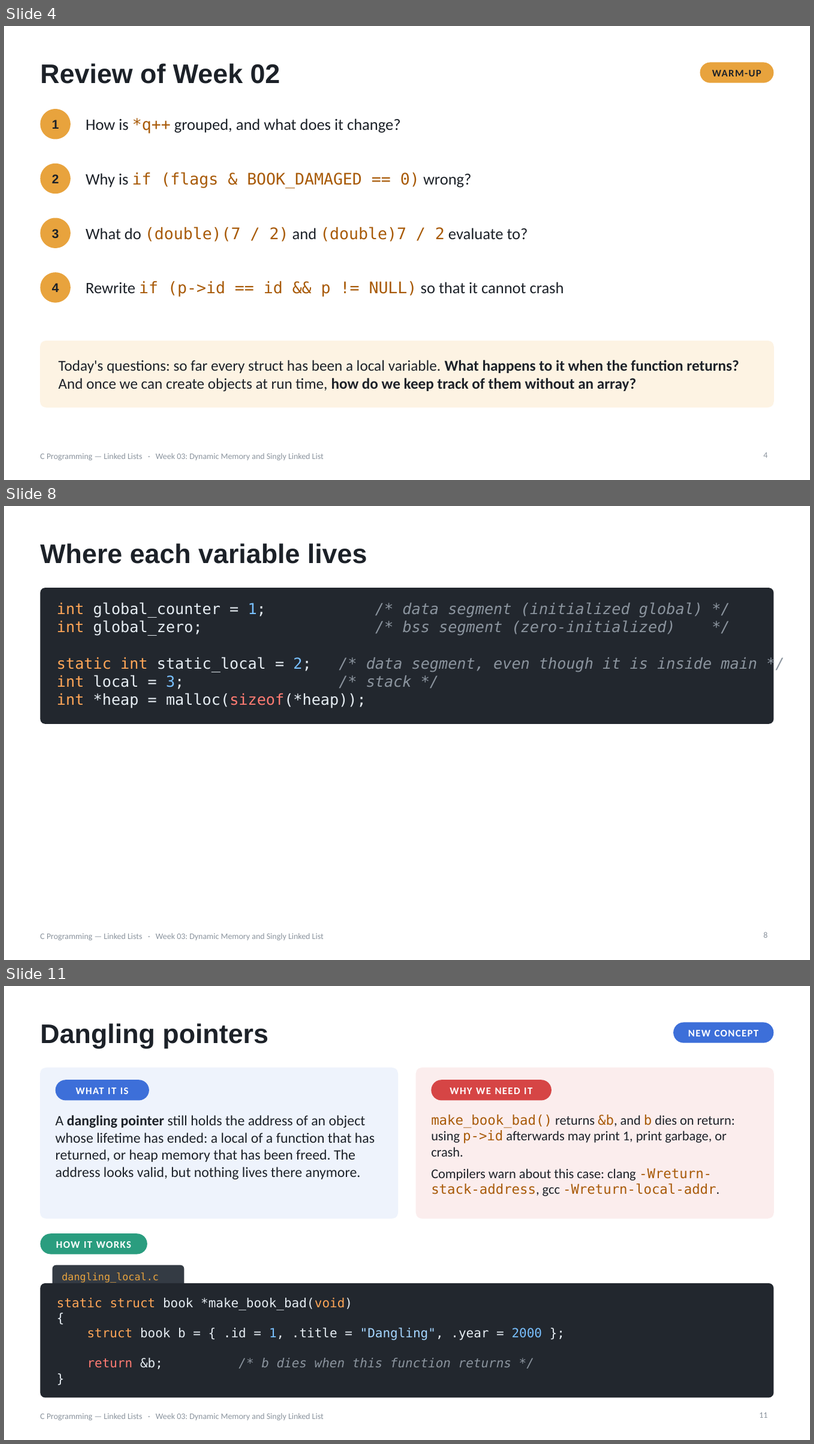
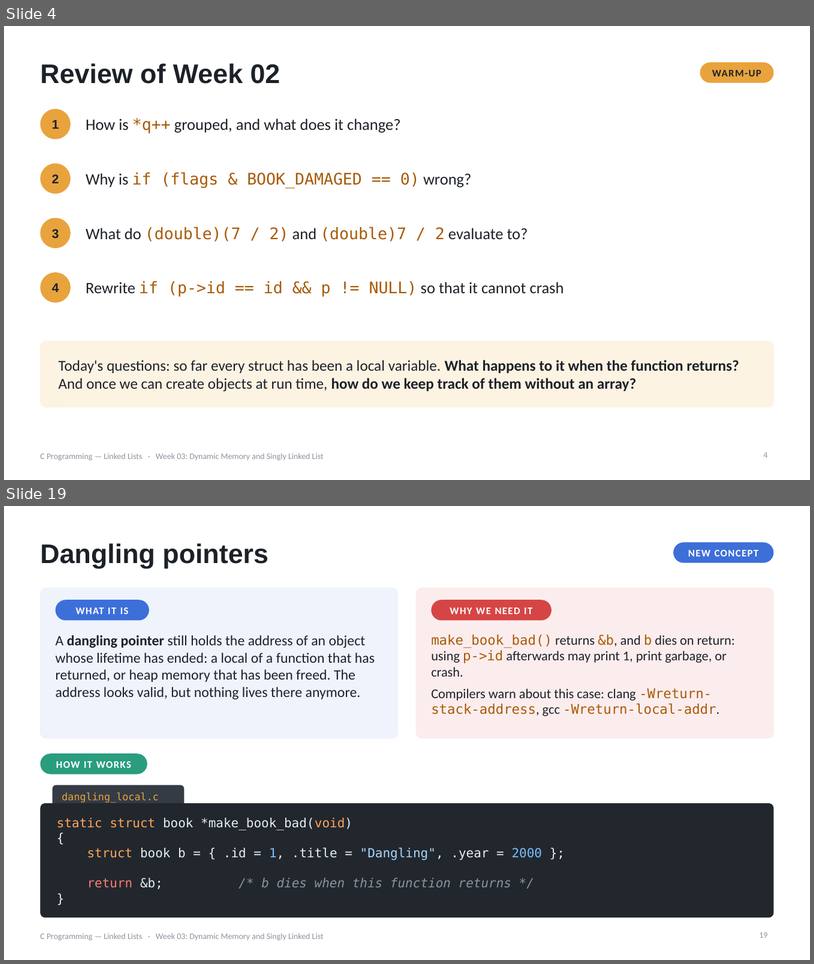
Before and after one commit to seehwan/2026-swcoding, a slide deck: lectures/week03-linked-list/week03-part1-slides.pptx. Shown one above the other, each under a label of ours: slides 4, 8 and 11 before the commit, slides 4 and 19 after it; the slides between them are not shown. The pictures are 814x1444 and 814x964 pixels, drawn with LibreOffice and Linux fonts; fonts in the diff are those of the drawing. Boxes give left, top, right and bottom in pixels: in the first picture for what was removed or moved away, otherwise in the second. Text is boxed around its words. In the diff, an @@ line names an element or a change of style, - is before the commit and + after.

```diff
--- a/lectures/week03-linked-list/week03-part1-slides.pptx
+++ b/lectures/week03-linked-list/week03-part1-slides.pptx
@@ slide 8 removed at (4,506,810,960), background #FFFFFF; not listed: 1 template element that a slide beside it also shows @@
@@ title removed at (40,543,368,564) @@
-Where each variable lives
@@ rounded rectangle removed at (40,588,774,724) @@
-int global_counter = 1; /* data segment (initialized global) */
-int global_zero; /* bss segment (zero-initialized) */
-static int static_local = 2; /* data segment, even though it is inside main */
-int local = 3; /* stack */
-int *heap = malloc(sizeof(*heap));
@@ page number removed at (764,931,768,937) @@
-8
@@ what was slide 11 is now slide 19 @@
@@ page number at (759,932,768,937): text changed @@
-11
+19
```
Also in this commit, not shown: 11 slides changed, 1 slide added, 2 other slides removed, 3 other files.
